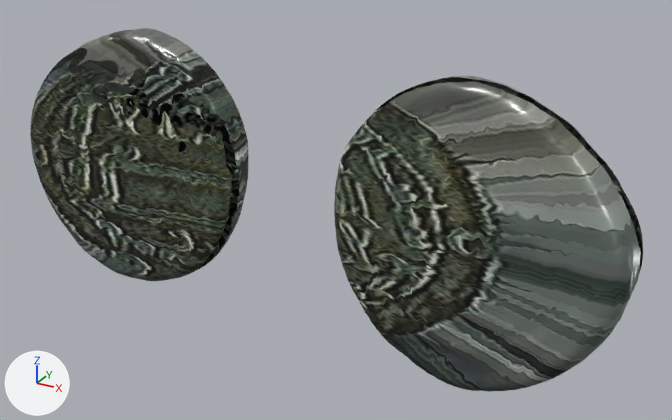
A saved change to the glTF model public/models/alkafeel/kfl-2236.glb.
One viewpoint serves both versions: a 50 mm camera at (0.655, -1.04, 0.513) aimed at (0.068, 0.028, -0.021). Lighting does not change. The marker at lower left points along +X, +Y and +Z. The older version comes first.

In view in the first picture: 'geometry_0'.
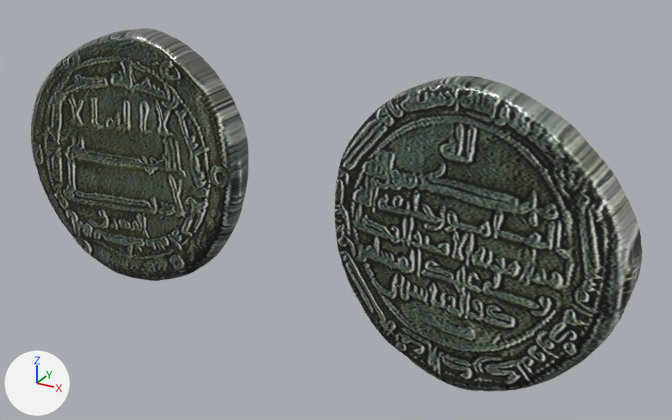
Changed parts and their boxes (x1, y1, x2, y2) in the pictures (672 x 420 px; the box of a moved part takes in the faces that stretch with it):
'geometry_0', reshaped
    before: (30, 28, 643, 392)
    after: (31, 28, 642, 392)
part 1 of me_geometry_0, moved or reshaped
    before: (30, 44, 242, 281)
    after: (31, 44, 242, 281)
part 2 of me_geometry_0, moved or reshaped
    before: (334, 76, 643, 292)
    after: (335, 76, 642, 292)
part 3 of me_geometry_0, surface changed
    both: (31, 29, 640, 391)
part 4 of me_geometry_0, recoloured
    both: (31, 29, 640, 391)

Diff of the bpy script that builds the scene:
```diff
--- a/public/models/alkafeel/kfl-2236.glb.py
+++ b/public/models/alkafeel/kfl-2236.glb.py
@@ mat_alkafeel_watertight_pbr @@
+mat_alkafeel_watertight_pbr = bpy.data.materials.new('AlKafeel_Watertight_PBR')
+# uses the picture img_image_0
+# uses the picture img_image_1
+# uses the picture img_image_2
@@ me_geometry_0 @@
 # used by ob_geometry_0; location = (0.0, 0.0, 0.0)
-me_geometry_0.from_pydata(...)  # 14784 vertices, 28500 faces; spans x -0.497..0.496, y -0.069..0.07, z -0.206..0.205
+me_geometry_0.from_pydata(...)  # 14254 vertices, 28500 faces; spans x -0.496..0.496, y -0.069..0.07, z -0.205..0.205
+# me_geometry_0 part 1: 597 vertices moved from x -0.497..-0.083, y -0.016..0.014, z -0.205..0.171 to x -0.496..-0.084, y -0.016..0.014, z -0.205..0.17; 524 vertices removed from x -0.497..-0.084, y -0.01..0.014, z -0.206..0.168; 282 vertices added at x -0.495..-0.087, y -0.004..0.013, z -0.205..0.163
+# me_geometry_0 part 2: 520 vertices moved from x 0.084..0.496, y -0.016..0.015, z -0.191..0.205 to x 0.084..0.496, y -0.016..0.015, z -0.19..0.205; 451 vertices removed from x 0.083..0.496, y -0.016..0.012, z -0.191..0.205; 223 vertices added at x 0.084..0.496, y -0.016..0.011, z -0.185..0.205
+# me_geometry_0 part 3: 25938 kept faces spanning x -0.496..0.496, y -0.069..0.07, z -0.204..0.205 get new texture (UV) coordinates
+# me_geometry_0 part 4: 26485 faces spanning x -0.496..0.496, y -0.069..0.07, z -0.204..0.205 switch from mat_alkafeel_hd_pbr to mat_alkafeel_watertight_pbr
+# other edits to the shape of me_geometry_0 do not show in these pictures
```
